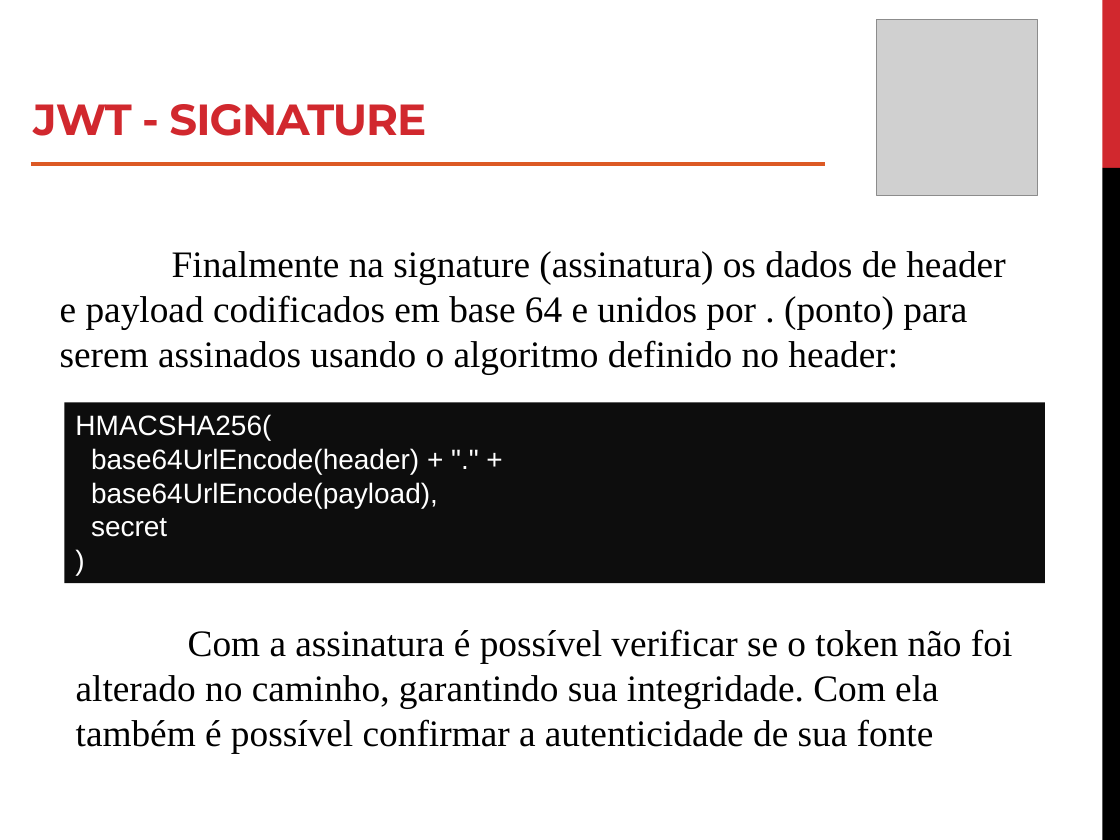
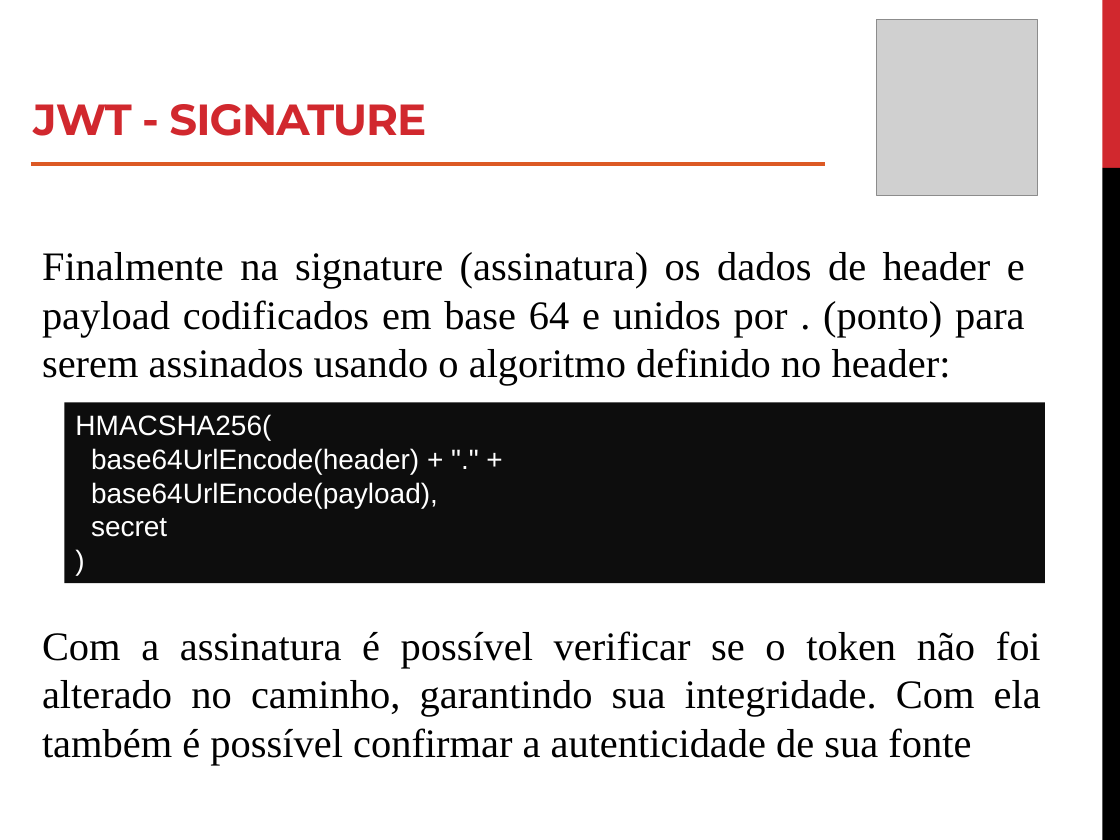
Before and after one commit to roney-amorim/workshop-angular, a slide deck: slide 21 of Módulo 3/Modulo 3.pptx. Drawn at 1120x840 pixels with LibreOffice and Linux fonts; fonts in the diff are those of the drawing; grey boxes stand for pictures. Boxes give left, top, right and bottom in pixels: in the first picture for what was removed or moved away, otherwise in the second. Text is boxed around its words. In the diff, an @@ line names an element or a change of style, - is before the commit and + after.

```diff
--- a/Módulo 3/Modulo 3.pptx
+++ b/Módulo 3/Modulo 3.pptx
@@ text "Finalmente na signature (assinatura) os ...": place and size @@
-text "Finalmente na signature (assinatura) os ..." at (60,251,1005,374)
+text "Finalmente na signature (assinatura) os ..." at (42,252,1025,386)
@@ text "Finalmente na signature (assinatura) os ..." at (42,252,1025,386): size 24 to 26 pt; alignment left to justified @@
@@ text "Com a assinatura é possível ..." at (42,631,1041,765): size 24 to 26 pt; alignment left to justified @@
@@ text "Com a assinatura é possível ...": place and size @@
-text "Com a assinatura é possível ..." at (76,629,1012,753)
+text "Com a assinatura é possível ..." at (42,631,1041,765)
```
Also in this commit, not shown: 20 other slides changed, 4 other files.
